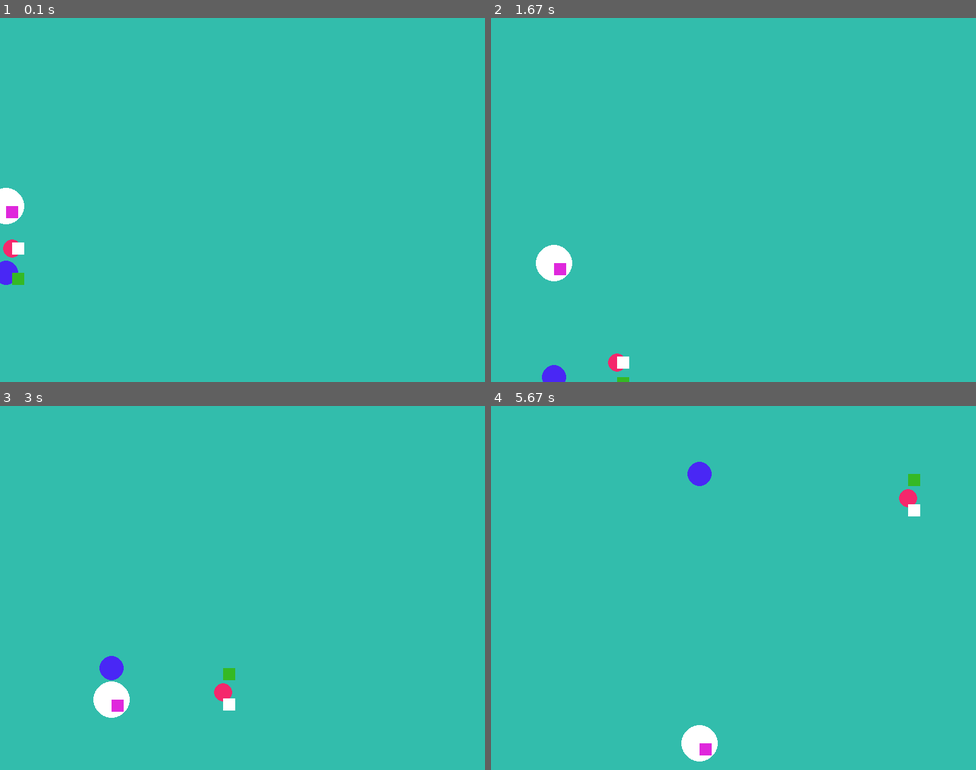
Above: before the commit, frames 1-4 (two rows, left to right).
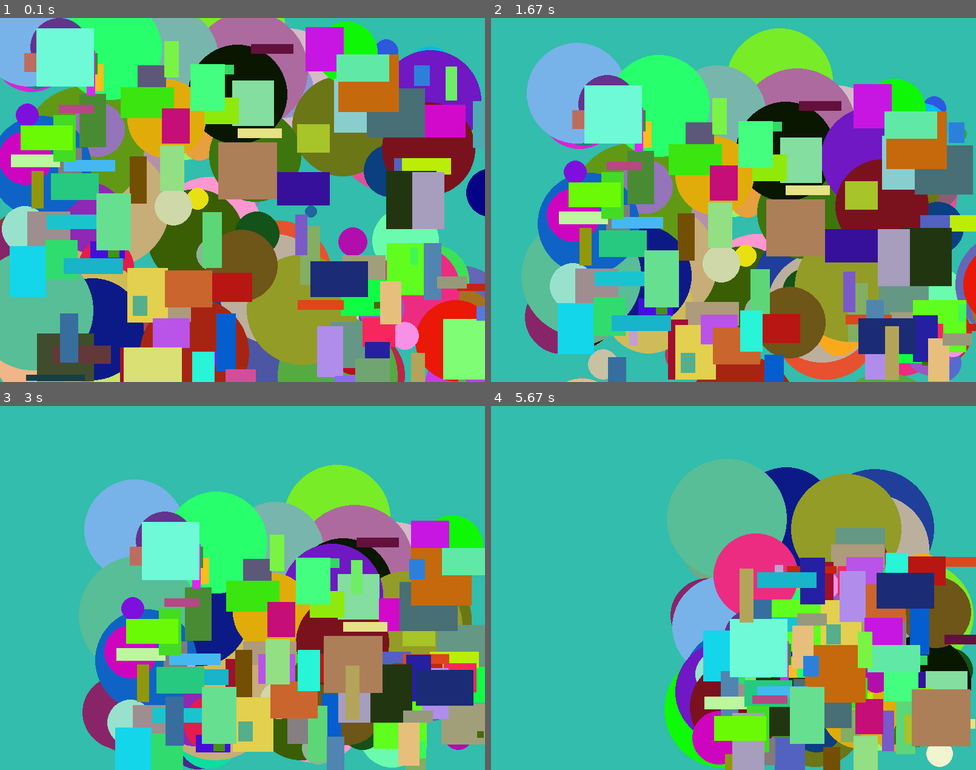
Above: after the commit, the same moments.

Repository: albadediego/kata.pygame
Game: pygame game, started from main.py
The game is run twice, just before and just after one commit, with the same random seed, the same clock (stepped at 60 frames per second) and the same inputs.
Inputs:
- Up to frame 1 (0.1 s): no input
- Up to frame 2 (1.67 s): no input
- Up to frame 3 (3 s): no input
- Up to frame 4 (5.67 s): no input

The runs differ from the first frame. In frame 1, 91% of the frame differs, in the area x 0-100%, y 0-100%; in frame 2, 75%; in frame 3, 59%; in frame 4, 47%.

Commit message:
finalizacion de intro pygame

Diff:
--- a/main.py
+++ b/main.py
@@ -1,5 +1,6 @@
 import pygame as pg
 from figura_class import Figura
+import random as ra
 
 #inicializar todos los modulos de pygame, pantallas, objetos, eventos, sonidos, etc.
 pg.init()
@@ -13,14 +14,12 @@
 
 game_over = True
 
+lista_circulos=[]
+lista_rectangulos=[]
 
-rectangulo1 = Figura(0,300,(223, 40, 220))
-rectangulo2 = Figura(0,350, vx=2, vy=2)
-rectangulo3 = Figura(0,400,(53,185,36), vx=2, vy=2)
-
-circulo1 = Figura(0,300, radio=30)
-circulo2 = Figura(0,360, color=(245, 39, 108), radio=15, vx=2, vy=2)
-circulo3 = Figura(0,400, color=(73, 39, 245), radio=20, vx=1, vy=2)
+for i in range(1,101):
+    lista_circulos.append(Figura(ra.randint(0,xDisplay), ra.randint(0,yDisplay),(ra.randint(0,255),ra.randint(0,255),ra.randint(0,255)), radio=ra.randint(10,100)))
+    lista_rectangulos.append(Figura(ra.randint(0,xDisplay), ra.randint(0,yDisplay),(ra.randint(0,255),ra.randint(0,255),ra.randint(0,255)), w=ra.randint(10,100), h=ra.randint(10,100)))
 
 while game_over:
     for eventos in pg.event.get(): #capturar todos los eventos mientras se ejecuta el bucle
@@ -29,23 +28,13 @@
             game_over = False
     pantalla.fill((50, 189, 172)) #asignar un color a la pantalla
 
-    circulo1.mover(xDisplay,yDisplay)
-    circulo2.mover(xDisplay,yDisplay)
-    circulo3.mover(xDisplay,yDisplay)
+    for circulo in lista_circulos:
+        circulo.mover(xDisplay-circulo.radio ,yDisplay-circulo.radio)
+        circulo.dibujarCirculo(pantalla)
 
-    rectangulo1.mover(xDisplay, yDisplay)
-    rectangulo2.mover(xDisplay, yDisplay)
-    rectangulo3.mover(xDisplay, yDisplay)
-
-    #agregamos objeto a la pantalla
-    #draw.rect(sourface, color en (rgb), posiciones(posicionX, posicionY, tamañoX, tamañoY))
-    circulo1.dibujarCirculo(pantalla)
-    circulo2.dibujarCirculo(pantalla)
-    circulo3.dibujarCirculo(pantalla)
-
-    rectangulo1.dibujarRectangulo(pantalla)
-    rectangulo2.dibujarRectangulo(pantalla)
-    rectangulo3.dibujarRectangulo(pantalla)
+    for rectangulo in lista_rectangulos:
+        rectangulo.mover(xDisplay-rectangulo.w,yDisplay-rectangulo.h)
+        rectangulo.dibujarRectangulo(pantalla)
 
     pg.display.flip() #funcion para cargar toda la configuracion que va dentro de la pantalla
 
--- a/pruebas.py
+++ b/pruebas.py
@@ -1,3 +1,4 @@
+'''
 class Persona:
     def __init__(self, nombre, apellido, saludo = "Hola", email = "hola@email.com"):
         self.nombre = nombre
@@ -15,3 +16,8 @@
 
 objPersona = Persona(saludo="Hello", email="maria@email.com", apellido="Perez", nombre="Maria")
 print(objPersona)
+'''
+import random
+
+for i in range(1,10):
+    print(random.randint(5,1000))
